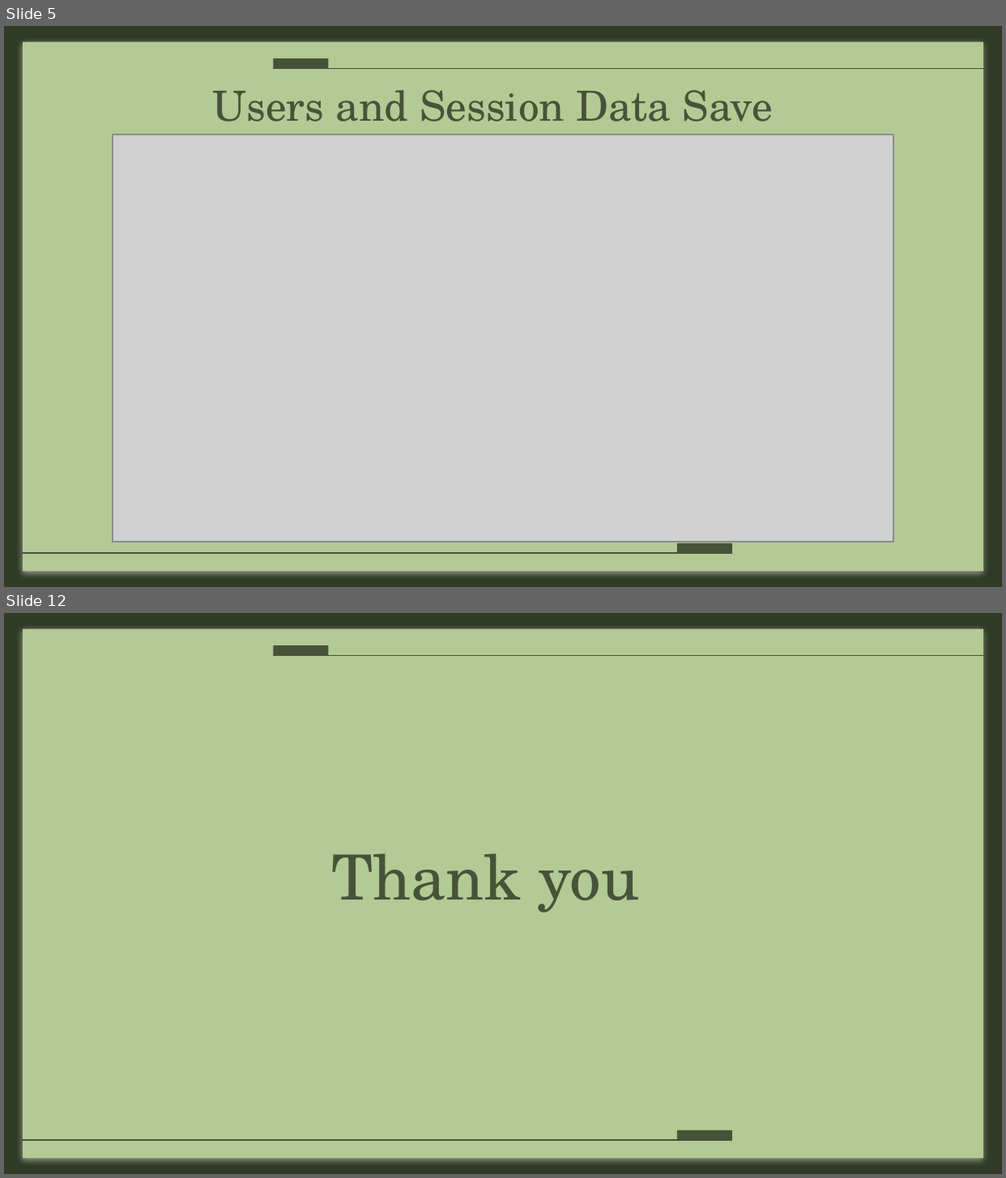
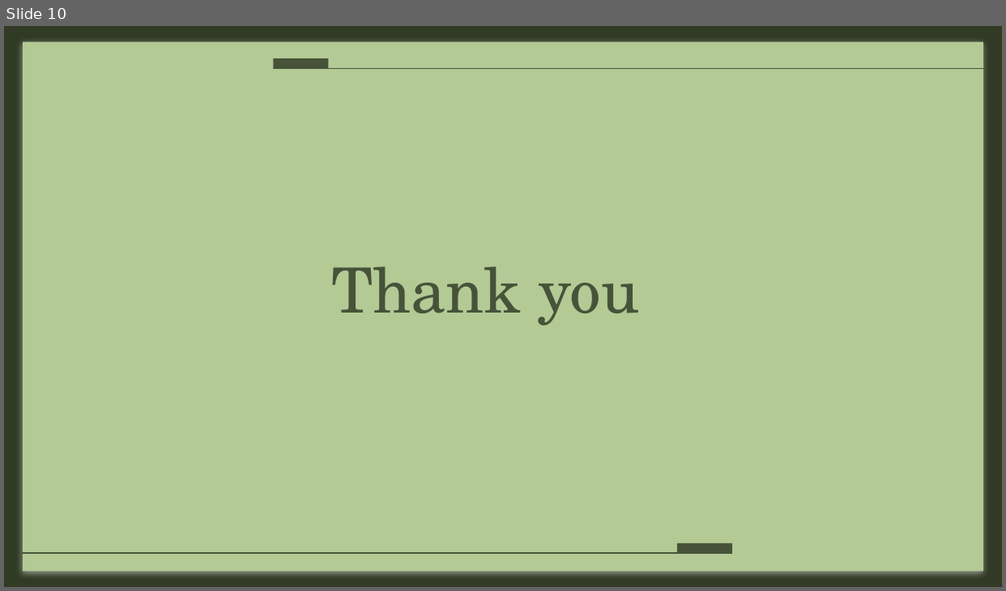
Before and after one commit to azharanowar/fathers-bank-cpp, a slide deck: Presentation.pptx. Shown one above the other, each under a label of ours: slides 5 and 12 before the commit, slide 10 after it; the slides between them are not shown. The pictures are 1006x1178 and 1006x591 pixels, drawn with LibreOffice and Linux fonts; fonts in the diff are those of the drawing; grey boxes stand for pictures. Boxes give left, top, right and bottom in pixels: in the first picture for what was removed or moved away, otherwise in the second. Text is boxed around its words. In the diff, an @@ line names an element or a change of style, - is before the commit and + after.

```diff
--- a/Presentation.pptx
+++ b/Presentation.pptx
@@ slide 5 removed at <box>4,26,1002,587</box>, background #303A24; not listed: 5 template elements that a slide beside it also shows @@
@@ title removed at <box>213,90,773,122</box> @@
-Users and Session Data Save
@@ picture removed at <box>113,135,894,542</box> @@
@@ what was slide 12 is now slide 10 @@
```
Also in this commit, not shown: 4 slides changed, 5 slides added, 6 other slides removed.
